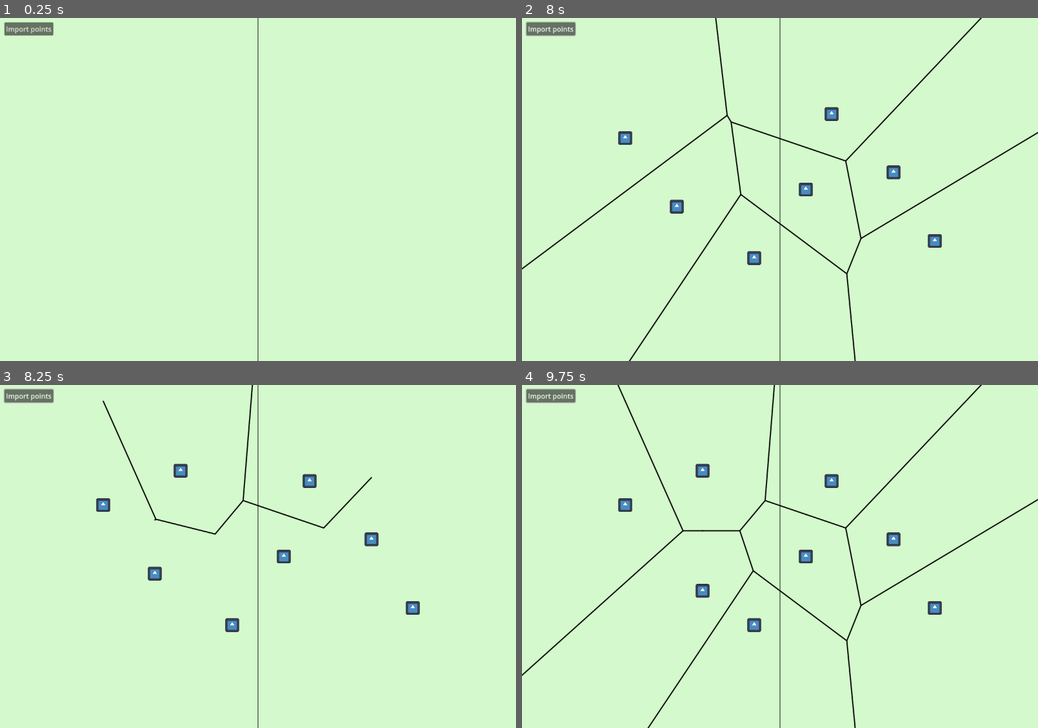
Above: before the commit, frames 1-4 (two rows, left to right).
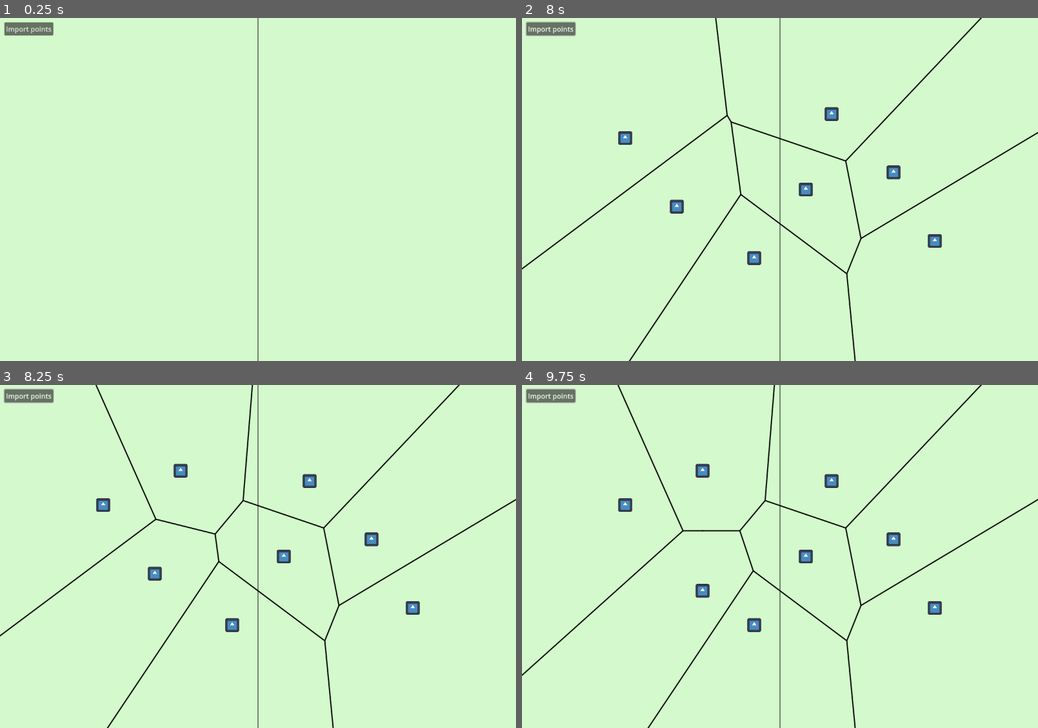
Above: after the commit, the same moments.

Repository: riorio805/geokom
Game: Godot game, scene res://main.tscn
Same seed, same stepped clock (60 frames per second), same inputs: the game is played once before the commit and once after it. The engine's default icon, where the game draws it, is replaced by a stand-in: a white triangle on a blue panel in a dark square.
Inputs (mouse positions are in pixels of both pictures, inside the frame that each line leads up to):
- Up to frame 1 (0.25 s): no input
- Up to frame 2 (8 s): click "Import points" at 0.5 s; click "Import points" at 1.25 s; click "Import points" at 2 s; tap Enter at 2.75 s; move the mouse to (893, 172) at 2.77 s; click (893, 172) at 2.92 s; tap R (debug_reset) every 0.75 s from 3.5 to 6.5 s; drag from (676, 206) to (754, 258) at 3.52 s; move the mouse to (831, 114) at 4.27 s; click (831, 114) at 4.42 s; drag from (754, 258) to (625, 138) at 5.02 s; move the mouse to (934, 240) at 5.77 s; click (934, 240) at 5.92 s; drag from (625, 138) to (702, 103) at 6.52 s; move the mouse to (805, 189) at 7.27 s; click (805, 189) at 7.42 s
- Up to frame 3 (8.25 s): drag from (180, 470) to (154, 573) at 8.02 s
- Up to frame 4 (9.75 s): move the mouse to (893, 539) at 8.77 s; click (893, 539) at 8.92 s; drag from (676, 573) to (754, 625) at 9.52 s

Frames 1-2 are identical in both runs. In frame 3, 1.1% of the frame differs, in the area x 0-100%, y 0-100%; in frame 4, nothing differs.
Error before the commit: Assertion failed. (res://fredo's)

Commit message:
BERHASIL

Diff:
--- a/fredo's playground/avl_tree.gd
+++ b/fredo's playground/avl_tree.gd
@@ -577,7 +577,7 @@
 		var removed_node = node
 		var tmp := _get_min_value_node(node.right)
 
-		# detach from old parent
+
 		tmp.is_deleted = true
 
 		# detach from left/right from parent
@@ -599,33 +599,14 @@
 		node.right_edge_start = tmp.right_edge_start
 		node.right_edge_direction = tmp.right_edge_direction
 
-		# update child
-		#tmp.left = node.left
-		#tmp.right = node.right
-		#tmp.left.parent = tmp
-		#if tmp.right != null: tmp.right.parent = tmp
-
-		# update parent
-		#tmp.parent = node.parent
-
-		# update prev (next tidak usah karena yg didelete cuman 1 node)
-		#tmp.prev = node.prev
-		#if tmp.prev != null: tmp.prev.next = tmp
-
-
-
 		# close 2 edge
 		add_edge.emit(removed_node.prev.right_edge_start, voronoi_vertex)
 		add_edge.emit(removed_node.right_edge_start, voronoi_vertex)
 
-		# update edge kanan
-		#node.right_edge_start = tmp.right_edge_start
-		#node.right_edge_direction = tmp.right_edge_direction
 
 		# create new edge
 		_make_new_edge(node.prev, voronoi_vertex, voronoi_vertex.y)
 
-		node = tmp
 
 
 	#removed_node.free()
